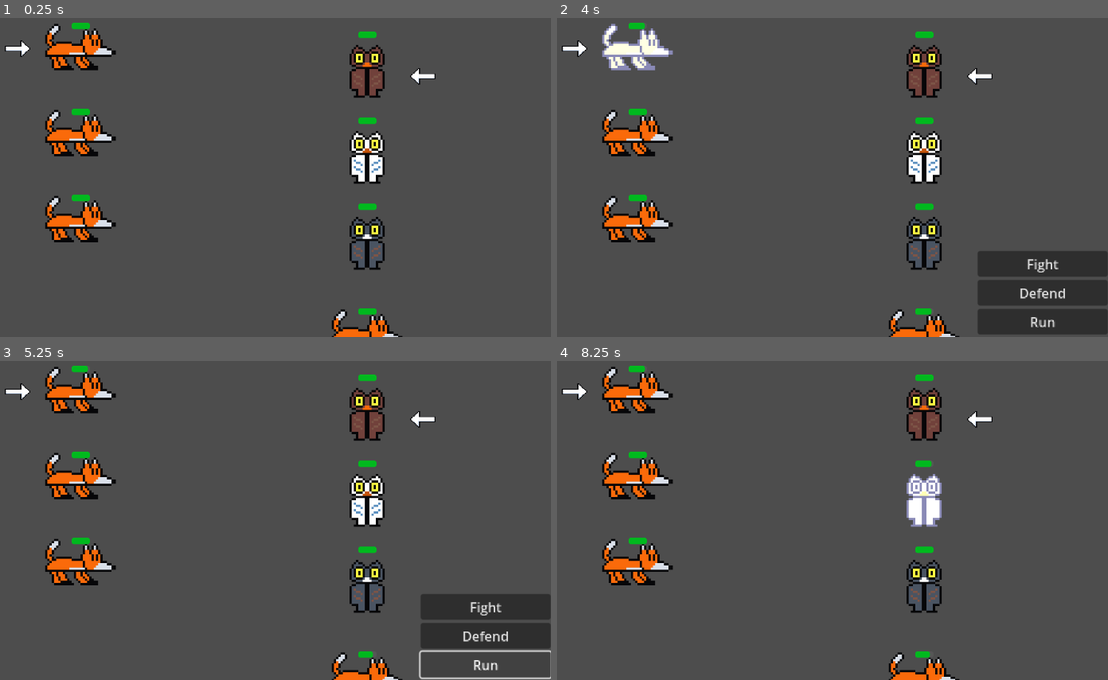
Above: before the commit, frames 1-4 (two rows, left to right).
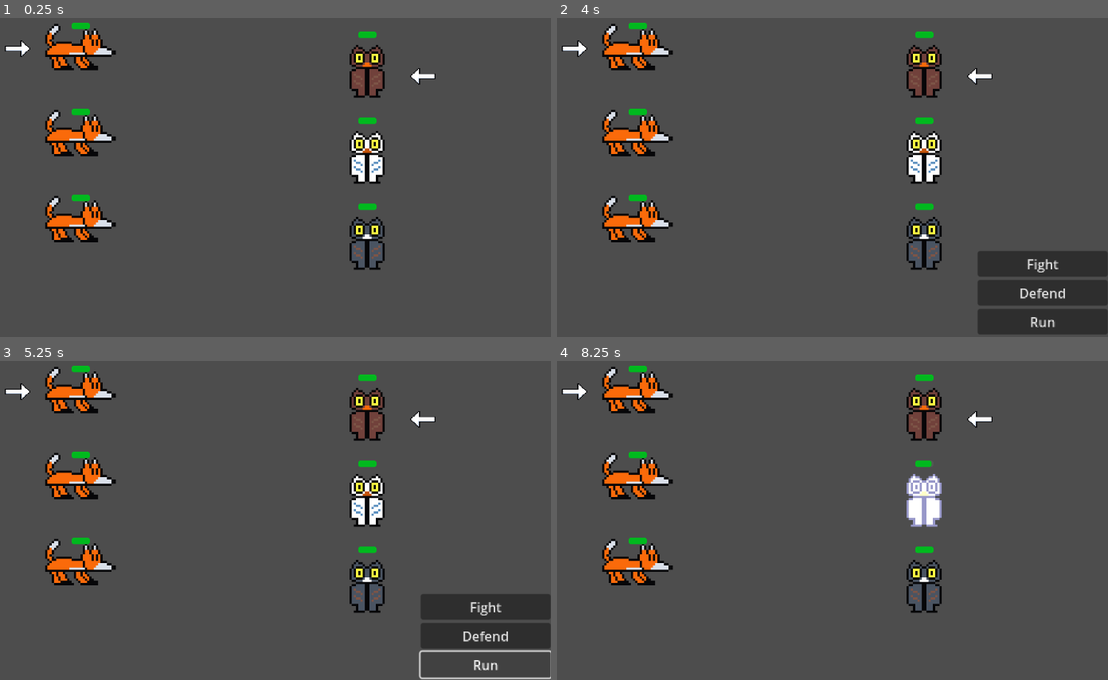
Above: after the commit, the same moments.

Repository: ULTRABEAN7001/Godot-4-JRPG
Game: Godot game, scene res://battle.tscn
The game is run twice, just before and just after one commit, with the same random seed, the same clock (stepped at 60 frames per second) and the same inputs.
Inputs:
- Up to frame 1 (0.25 s): no input
- Up to frame 2 (4 s): tap Enter (ui_accept) at 0.5, 0.6, 0.77, 1.07, 2.1, 2.27, 2.57, 3.5, 3.6 s; hold Up (ui_up) 0.53-1.25 s; click "Defend" at 1.25 s; hold Down (ui_down) 2.03-2.75 s; click "Fight" at 2.75 s; hold Up (ui_up) from 3.53 s (still down)
- Up to frame 3 (5.25 s): tap Enter (ui_accept) at 4.35, 4.52, 4.82 s; release Up (ui_up) at 5 s; click "Run" at 5 s
- Up to frame 4 (8.25 s): tap Enter (ui_accept) at 5.75, 5.85, 6.02, 6.32, 6.5, 6.6, 6.77, 7.07, 7.25, 7.35, 8, 8.1 s; hold Down (ui_down) 5.78-8.03 s; hold Up (ui_up) from 8.03 s (still down)

The runs differ from the first frame. In frame 1, 0.6% of the frame differs, in the area x 60-74%, y 91-100%; in frame 2, 1.6%, in the area x 8-74%, y 1-100%; in frame 3, 0.6%; in frame 4, 0.6%.

Commit message:
Updated turn management
All players must make a choice and then they are performed once complete

Diff:
--- a/EnemyGroup.gd
+++ b/EnemyGroup.gd
@@ -3,14 +3,15 @@
 @onready var enemies: Array = get_children()
 @onready var battle = get_parent()
 @onready var battle_queue: Array
+@onready var battle_index: Array
 @onready var player_group = %PlayerGroup
 @onready var players = player_group.players
 @onready var player_count = players.size()
-var attack_finished = false
 var is_fighting = false
 var index = 0
 var sequences = 0
 signal next_player_turn
+signal empty_queue
 
 #This positions enemies
 func _ready():
@@ -23,20 +24,38 @@
 	if battle.chose_fight == true:
 		fight()
 
+	#Happens when all players have made a move
+	if battle_queue.size() == enemies.size():
+		#uses functions per nummber of moves
+		for f in range(enemies.size()):
+			#calls the first function
+			battle_queue[0].call(battle_index[0])
+			#the pops prevent repetition or overlooping
+			battle_queue.pop_front()
+			battle_index.pop_front()
+			#a 1 second delay
+			await get_tree().create_timer(1).timeout
+		#prepares the arrays for the next cycle
+		battle_queue.clear()
+		battle_index.clear()
+		reset_choice()
+		emit_signal("next_player_turn")
+		#lets player_group know to disable defenses
+		emit_signal("empty_queue")
+
+
 func show_arrow(x, y):
 	enemies[x].choose()
 	enemies[y].unchoose()
 
-func attack_queue():
+func attack_queue(i):
 	#enemies will take damage then it will confirm attack is done
 	#then after 0.5 seconds the enemy will attack
 	#the steps above are reverted and then it resets
-	enemies[index].take_damage(10)
-	attack_finished = true
+	enemies[i].take_damage(10)
 	await get_tree().create_timer(0.5).timeout
-	attack_player()
+	attack_player(i)
 	battle.chose_fight = false
-	attack_finished = false
 	reset_choice()
 	emit_signal("next_player_turn")
 
@@ -46,18 +65,22 @@
 func reset_choice():
 	#index is resetted and those that aren't the first enemy get unselected
 	index = 0
+	print(battle_index)
+	print(battle_queue)
 	for enemy in enemies:
 		enemy.unchoose()
 	choose_enemy()
 	battle.v_box_container.visible = false
 
-func attack_player():
+func attack_player(i):
+	print(i)
 	#a random player is chosen via the index and a random enemy's damage is used
 	players[randi_range(0, player_count-1)].take_damage(enemies[randi_range(0, index-1)].damage)
 
 func _on_defend_pressed():
 	#similar function to attack_queue() but no harm is done to the enemies
-	attack_player()
+	battle_index.append(index)
+	battle_queue.append(Callable(self, "attack_player"))
 	emit_signal("next_player_turn")
 
 func fight():
@@ -73,9 +96,15 @@
 			show_arrow(index, index-1)
 
 	#starts the attack queue function and the second condition prevents double attacking
-	if Input.is_action_just_pressed("ui_accept") and attack_finished == false:
-		attack_queue()
+	if Input.is_action_just_pressed("ui_accept"):
+		battle_index.append(index)
+		battle_queue.append(Callable(self, "attack_queue"))
+		battle.chose_fight = false
+		reset_choice()
 		emit_signal("next_player_turn")
+
+
+
 
 #to keep track of turn/move queue
 func _on_player_group_make_choice():
--- a/battle.tscn
+++ b/battle.tscn
@@ -44,6 +44,7 @@
 
 [connection signal="make_choice" from="PlayerGroup" to="." method="_on_player_group_make_choice"]
 [connection signal="make_choice" from="PlayerGroup" to="EnemyGroup" method="_on_player_group_make_choice"]
+[connection signal="empty_queue" from="EnemyGroup" to="PlayerGroup" method="_on_enemy_group_empty_queue"]
 [connection signal="next_player_turn" from="EnemyGroup" to="PlayerGroup" method="_on_enemy_group_next_player_turn"]
 [connection signal="pressed" from="CanvasLayer/VBoxContainer/Fight" to="." method="_on_fight_pressed"]
 [connection signal="pressed" from="CanvasLayer/VBoxContainer/Defend" to="." method="_on_defend_pressed"]
--- a/player_group.gd
+++ b/player_group.gd
@@ -39,7 +39,6 @@
 	index = 0
 	for i in players:
 		i.unchoose()
-		i.is_protected = false
 	players[0].choose()
 
 func _on_enemy_group_next_player_turn():
@@ -49,3 +48,9 @@
 
 func _on_defend_pressed():
 	players[index].is_protected = true
+
+
+func _on_enemy_group_empty_queue():
+	for i in players:
+		i.unchoose()
+		i.is_protected = false
--- a/player_group.tscn
+++ b/player_group.tscn
@@ -1,9 +1,8 @@
-[gd_scene load_steps=8 format=3 uid="uid://djo6nhex3sb5t"]
+[gd_scene load_steps=7 format=3 uid="uid://djo6nhex3sb5t"]
 
 [ext_resource type="PackedScene" uid="uid://dtk2vi36hmld8" path="res://character.tscn" id="1_3jhb5"]
 [ext_resource type="Script" path="res://player_group.gd" id="1_t4mxh"]
 [ext_resource type="Texture2D" uid="uid://dvbb0sn2pmsx0" path="res://owlfoxes.png" id="2_083ye"]
-[ext_resource type="PackedScene" uid="uid://dgr65jld1y2r" path="res://jeremy.tscn" id="4_4hyk1"]
 
 [sub_resource type="AtlasTexture" id="AtlasTexture_unwpv"]
 atlas = ExtResource("2_083ye")
@@ -62,9 +61,6 @@
 position = Vector2(104, 25)
 flip_h = true
 
-[node name="Jeremy" parent="." instance=ExtResource("4_4hyk1")]
-unique_name_in_owner = true
-
 [editable path="Character"]
 [editable path="Character2"]
 [editable path="Character3"]
